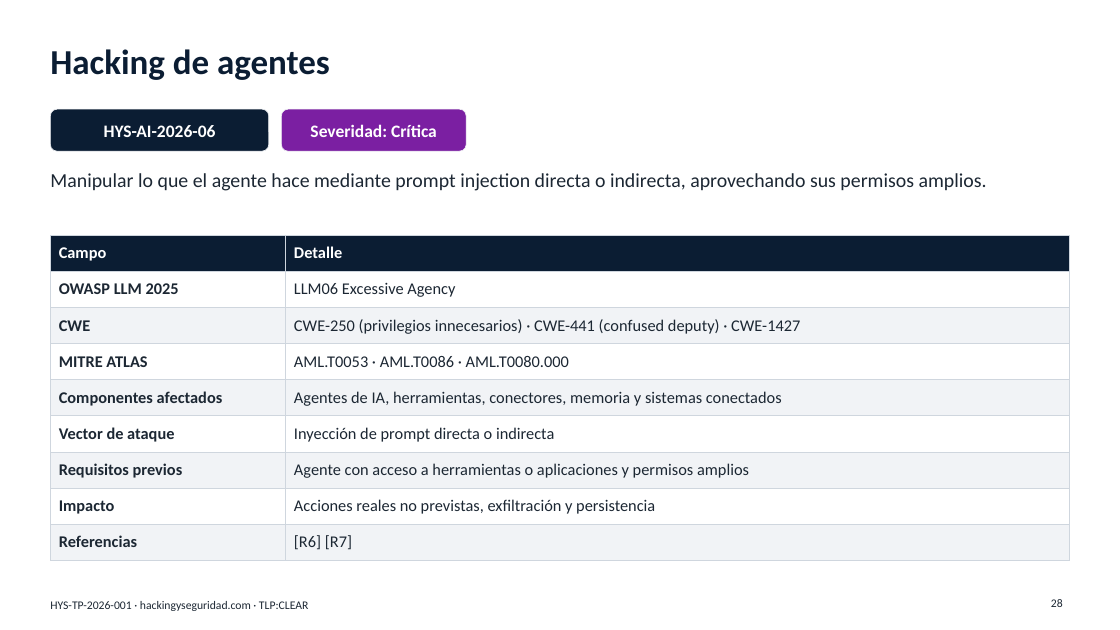
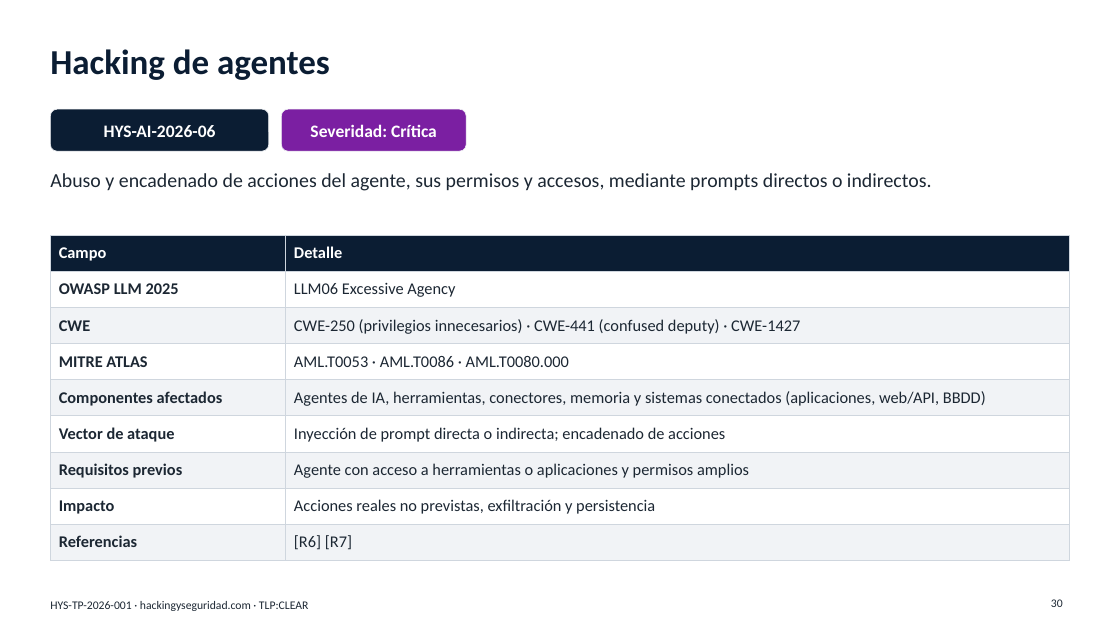
Before and after one commit to hackingyseguridad/hacking2ai, a slide deck: slide 30 of PPT_Hacking_IA_contra_IA.pptx (slide 28 before the commit). Drawn at 1120x630 pixels with LibreOffice and Linux fonts; fonts in the diff are those of the drawing. Boxes give left, top, right and bottom in pixels: in the first picture for what was removed or moved away, otherwise in the second. Text is boxed around its words. In the diff, an @@ line names an element or a change of style, - is before the commit and + after.

```diff
--- a/PPT_Hacking_IA_contra_IA.pptx
+++ b/PPT_Hacking_IA_contra_IA.pptx
@@ text at bbox=[50, 173, 932, 191]: text changed @@
-Manipular lo que el agente hace mediante prompt injection directa o indirecta, aprovechando sus permisos amplios.
+Abuso y encadenado de acciones del agente, sus permisos y accesos, mediante prompts directos o indirectos.
@@ table at bbox=[50, 235, 1070, 554] @@
-row 5, column 2: Agentes de IA, herramientas, conectores, memoria y sistemas conectados
+row 5, column 2: Agentes de IA, herramientas, conectores, memoria y sistemas conectados (aplicaciones, web/API, BBDD)
-row 6, column 2: Inyección de prompt directa o indirecta
+row 6, column 2: Inyección de prompt directa o indirecta; encadenado de acciones
@@ page number at bbox=[1051, 599, 1063, 607]: text changed @@
-28
+30
```
Also in this commit, not shown: 4 other slides changed, 3 slides added, 1 other file.
